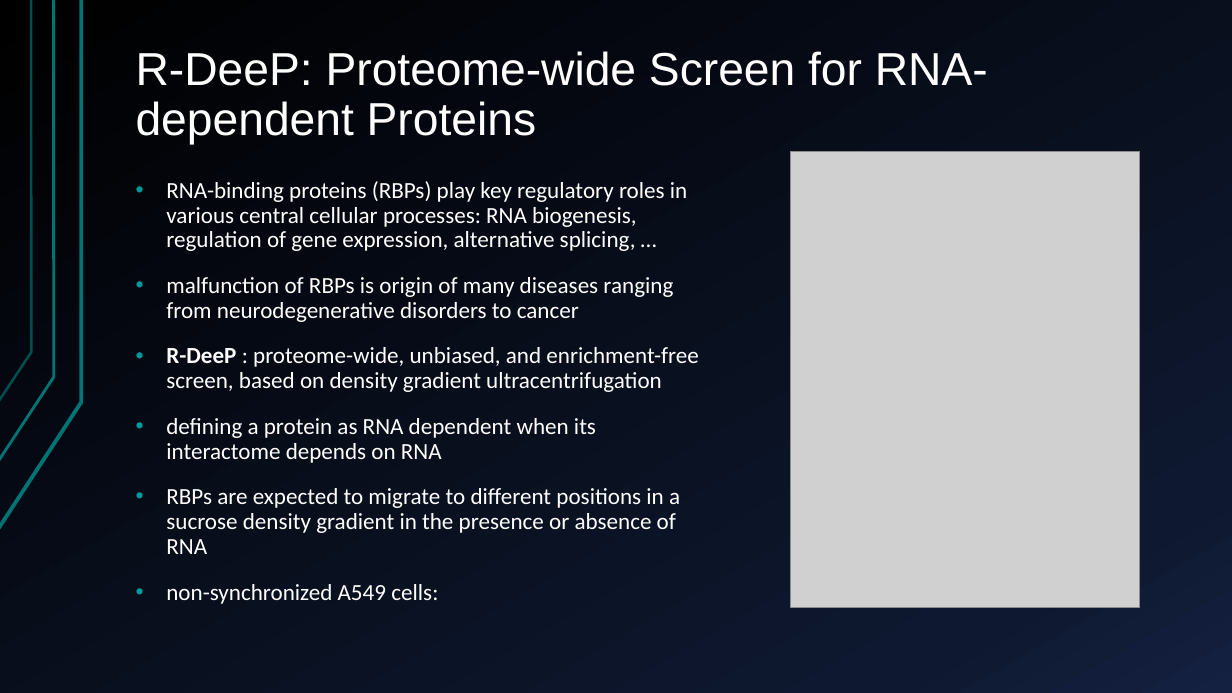
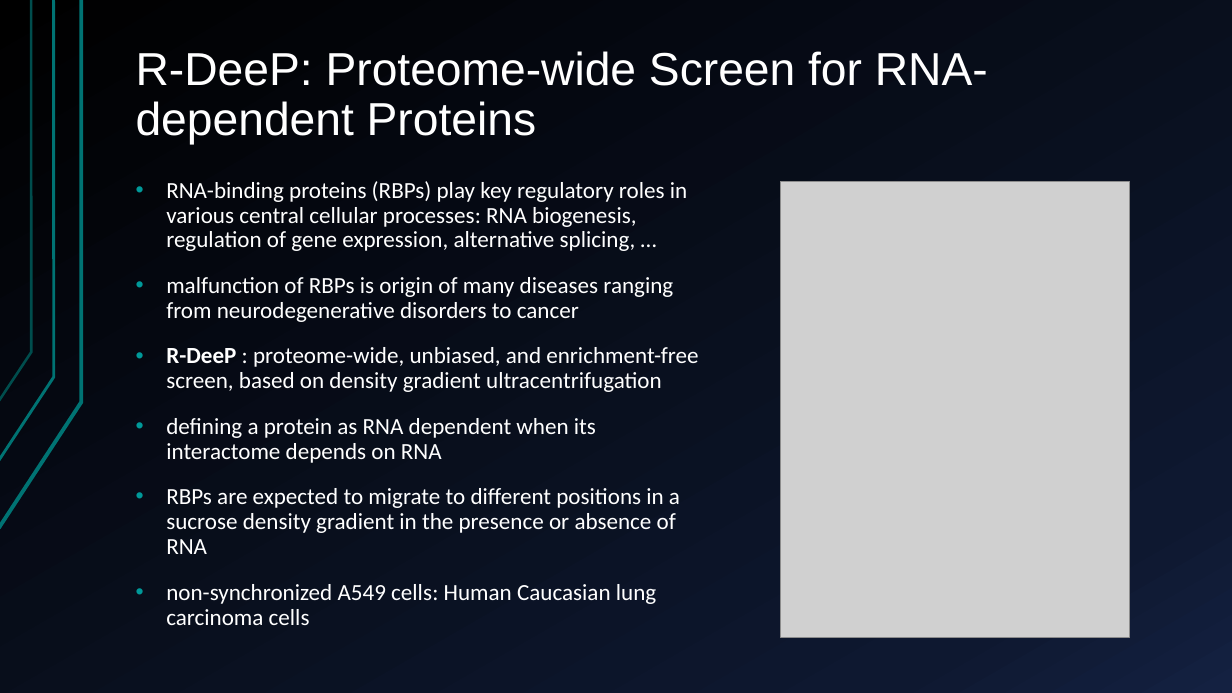
Before and after one commit to AlexandraKummer/2021-topic-03-team-04, a slide deck: slide 2 of Project proposal.pptx. Drawn at 1232x693 pixels with LibreOffice and Linux fonts; fonts in the diff are those of the drawing; grey boxes stand for pictures. Boxes give left, top, right and bottom in pixels: in the first picture for what was removed or moved away, otherwise in the second. Text is boxed around its words. In the diff, an @@ line names an element or a change of style, - is before the commit and + after.

```diff
--- a/Project proposal.pptx
+++ b/Project proposal.pptx
@@ picture: place and size @@
-picture at bbox=[790, 152, 1140, 607]
+picture at bbox=[781, 181, 1130, 637]
@@ text at bbox=[166, 584, 656, 625]: text changed @@
-• non-synchronized A549 cells:
+• non-synchronized A549 cells: Human Caucasian lung carcinoma cells
```
Also in this commit, not shown: 6 other slides changed, 9 slides added, 4 slides removed.
